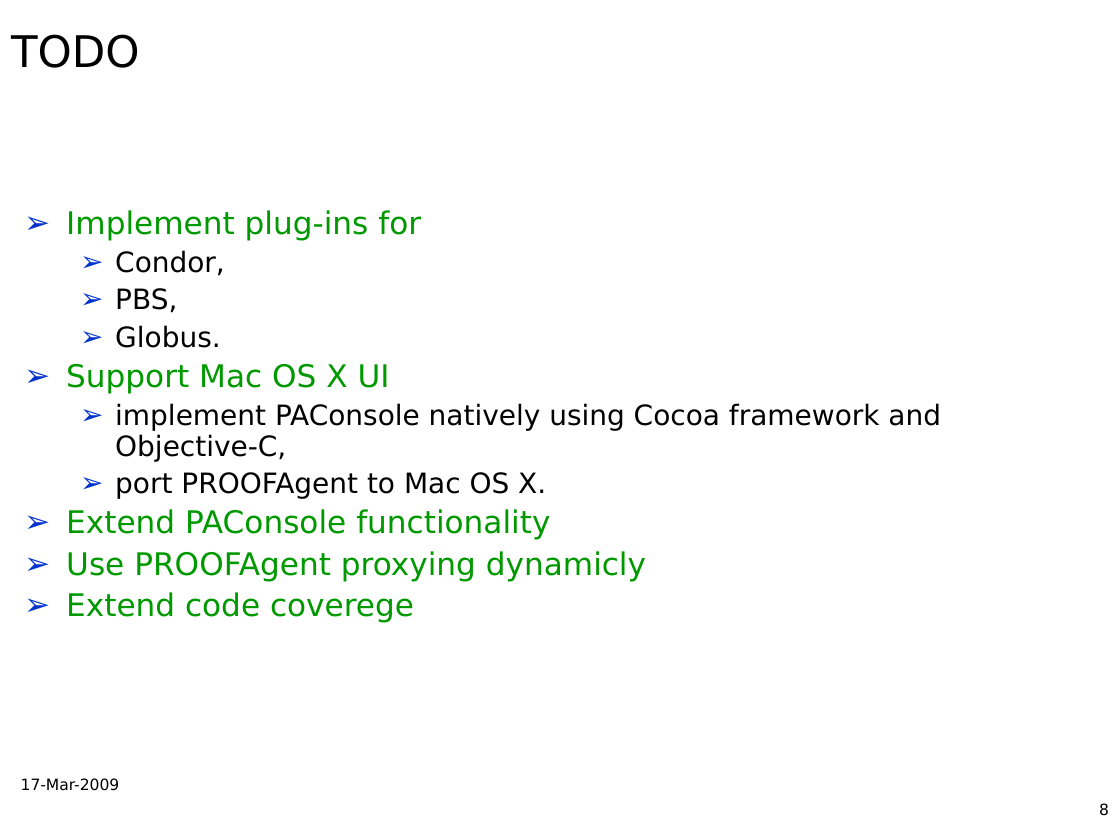
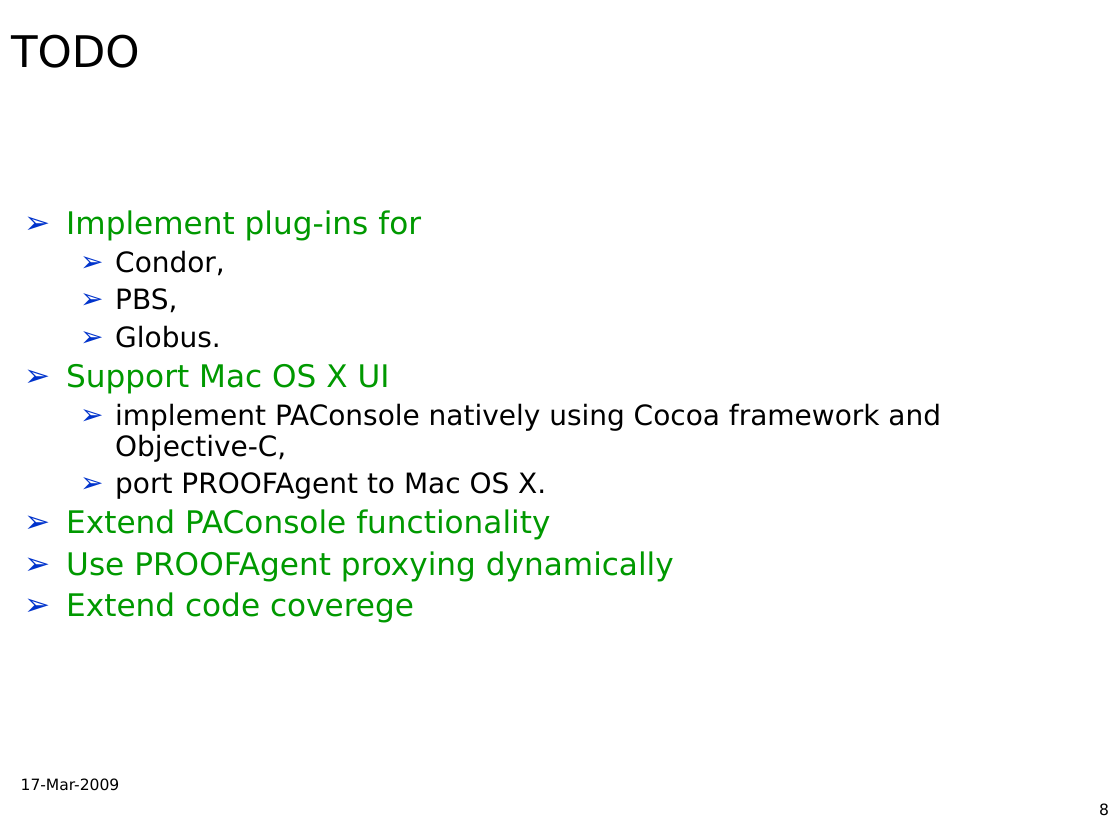
Before and after one commit to AnarManafov/PoDDocumentation, a slide deck: slide 8 of CHEP/CHEP2009/CHEP2009-PoD-AnarManafov.ppt. Drawn at 1120x840 pixels with LibreOffice and Linux fonts; fonts in the diff are those of the drawing; background and template pictures are left out. Boxes give left, top, right and bottom in pixels: in the first picture for what was removed or moved away, otherwise in the second. Text is boxed around its words. In the diff, an @@ line names an element or a change of style, - is before the commit and + after.

```diff
--- a/CHEP/CHEP2009/CHEP2009-PoD-AnarManafov.ppt
+++ b/CHEP/CHEP2009/CHEP2009-PoD-AnarManafov.ppt
@@ text at (66,551,674,581): text changed @@
-➢ Use PROOFAgent proxying dynamicly
+➢ Use PROOFAgent proxying dynamically
```
Also in this commit, not shown: 5 other slides changed.
